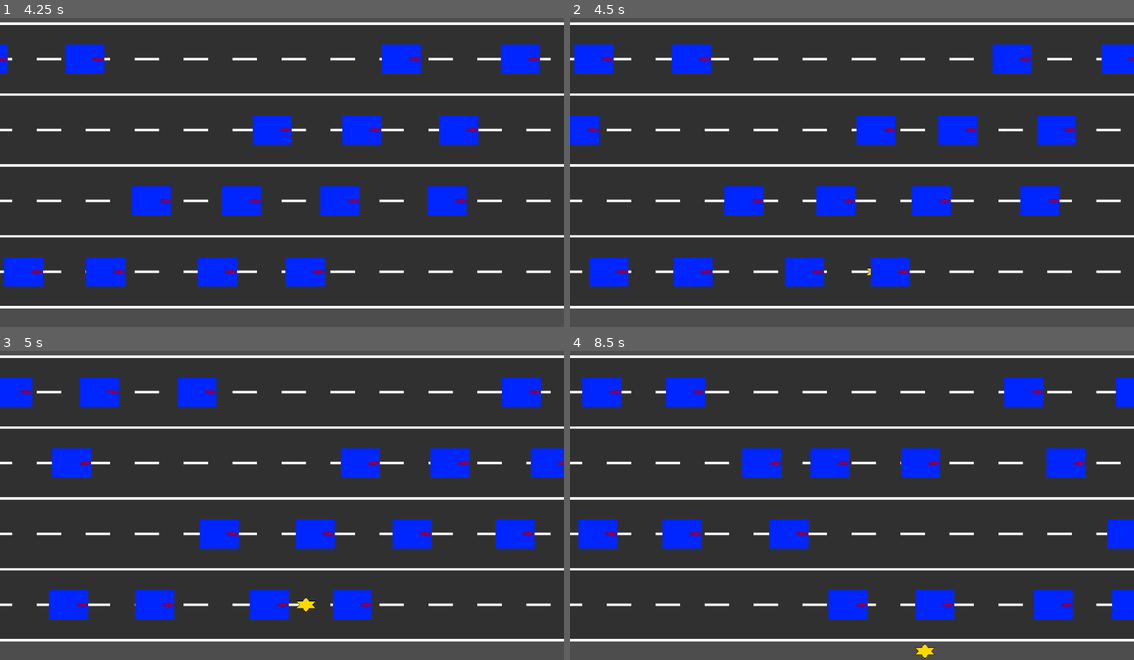
Above: before the commit, frames 1-4 (two rows, left to right).
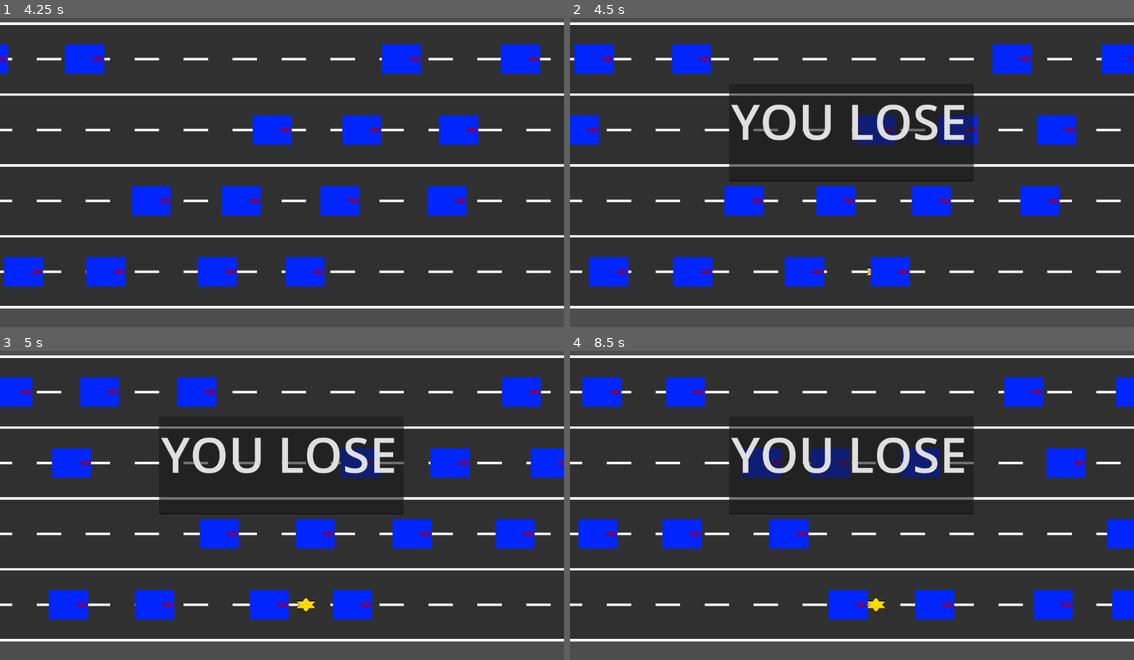
Above: after the commit, the same moments.

Repository: aduImperfect/Frogger
Game: Godot game, scene res://TSCN/frogger.tscn
Same seed, same stepped clock (60 frames per second), same inputs: the game is played once before the commit and once after it.
Inputs:
- Up to frame 1 (4.25 s): hold Right (ui_right) 0.53-1.28 s; hold Down (ui_down) 1.28-2.03 s; hold Right (ui_right) 2.03-2.78 s; hold Up (ui_up) 2.78-3.53 s; hold Left (ui_left) from 3.53 s (still down)
- Up to frame 2 (4.5 s): keep holding Left (ui_left)
- Up to frame 3 (5 s): keep holding Left (ui_left)
- Up to frame 4 (8.5 s): release Left (ui_left) at 5.03 s; hold Down (ui_down) 5.03-5.78 s; hold Right (ui_right) 5.78-6.53 s; hold Up (ui_up) 6.53-7.28 s; hold Right (ui_right) 7.28-8.03 s; hold Down (ui_down) from 8.03 s (still down)

Frame 1 is identical in both runs. In frame 2, 3.7% of the frame differs, in the area x 28-72%, y 24-53%; in frame 3, 3.2%; in frame 4, 4.4%, in the area x 28-72%, y 24-100%.

Commit message:
Collisions using singlas set up and win and lose conditions running as intended.

Diff:
--- a/frogger/TSCN/collision_mgr.gd
+++ b/frogger/TSCN/collision_mgr.gd
@@ -1,5 +1,8 @@
 extends Node2D
 
+@export var sceneGen : Node2D
+@export var playerMovement: Node2D
+@export var youLoseText: TextEdit
 
 # Called when the node enters the scene tree for the first time.
 func _ready() -> void:
@@ -8,4 +11,25 @@
 
 # Called every frame. 'delta' is the elapsed time since the previous frame.
 func _process(_delta: float) -> void:
-	pass
+	if playerMovement.gameLost == false:
+		_collision_checks()
+
+	if playerMovement.gameLost == true:
+		_zoder_lose_text()
+
+func _collision_checks() -> void:
+	#pass
+	var frogArea2D : Area2D = sceneGen.frogNode.get_child(0).get_child(0)
+	if frogArea2D.vehicleHit == true:
+		print("Vehicle Hit!")
+		playerMovement.gameLost = true
+
+	for k in sceneGen.vehiclesNum:
+		var vehicleArea2D : Area2D = sceneGen.vehiclesArr[k].get_child(0).get_child(0)
+		if vehicleArea2D.frogHit == true:
+			print("Frog Hit!")
+			playerMovement.gameLost = true
+			break
+
+func _zoder_lose_text() -> void:
+	youLoseText.z_index = 20
--- a/frogger/TSCN/frog.tscn
+++ b/frogger/TSCN/frog.tscn
@@ -1,9 +1,22 @@
 [gd_scene format=3 uid="uid://bf3bnj81t4sic"]
 
 [ext_resource type="Texture2D" uid="uid://dunr0yvrl53do" path="res://Textures/Frogger.png" id="1_3cs2f"]
+[ext_resource type="Script" uid="uid://ddyxtfya5wvu8" path="res://TSCN/frog_area_2d.gd" id="2_575sj"]
+
+[sub_resource type="RectangleShape2D" id="RectangleShape2D_3cs2f"]
 
 [node name="Frog" type="Node2D" unique_id=807306974]
 
 [node name="Frogger" type="Sprite2D" parent="." unique_id=1937400922]
 scale = Vector2(0.05, 0.05)
 texture = ExtResource("1_3cs2f")
+
+[node name="FrogArea2D" type="Area2D" parent="Frogger" unique_id=1962478631]
+script = ExtResource("2_575sj")
+
+[node name="FrogCollisionShape2D" type="CollisionShape2D" parent="Frogger/FrogArea2D" unique_id=1182481546]
+shape = SubResource("RectangleShape2D_3cs2f")
+debug_color = Color(0.3647059, 0.47843137, 1, 0.654902)
+
+[connection signal="area_entered" from="Frogger/FrogArea2D" to="Frogger/FrogArea2D" method="_on_area_entered"]
+[connection signal="area_exited" from="Frogger/FrogArea2D" to="Frogger/FrogArea2D" method="_on_area_exited"]
--- /dev/null
+++ b/frogger/TSCN/frog_area_2d.gd
@@ -0,0 +1,20 @@
+extends Area2D
+
+@export var vehicleHit : bool = false
+
+# Called when the node enters the scene tree for the first time.
+func _ready() -> void:
+	vehicleHit = false
+
+# Called every frame. 'delta' is the elapsed time since the previous frame.
+func _process(_delta: float) -> void:
+	pass
+
+func _on_area_entered(area: Area2D) -> void:
+	if area.name.contains("Vehicle"):
+		vehicleHit = true
+
+
+func _on_area_exited(area: Area2D) -> void:
+	if area.name.contains("Vehicle"):
+		vehicleHit = true
--- a/frogger/TSCN/frogger.tscn
+++ b/frogger/TSCN/frogger.tscn
@@ -34,5 +34,18 @@
 theme_override_font_sizes/font_size = 100
 text = "YOU WIN"
 
-[node name="CollisionMgr" type="Node2D" parent="." unique_id=960812978]
+[node name="CollisionMgr" type="Node2D" parent="." unique_id=960812978 node_paths=PackedStringArray("sceneGen", "playerMovement", "youLoseText")]
 script = ExtResource("5_l2b1c")
+sceneGen = NodePath("../SceneGen")
+playerMovement = NodePath("../PlayerMovement")
+youLoseText = NodePath("../YouLoseText")
+
+[node name="YouLoseText" type="TextEdit" parent="." unique_id=1444486847]
+z_index = -10
+custom_minimum_size = Vector2(500, 200)
+offset_left = 325.0
+offset_top = 150.0
+offset_right = 825.0
+offset_bottom = 350.0
+theme_override_font_sizes/font_size = 100
+text = "YOU LOSE"
--- a/frogger/TSCN/player_movement.gd
+++ b/frogger/TSCN/player_movement.gd
@@ -13,7 +13,8 @@
 @export var xMoveLimit : int = 0
 @export var yMoveLimit : int = 0
 
-@export var gameDone : bool = false
+@export var gameWon : bool = false
+@export var gameLost : bool = false
 
 # Called when the node enters the scene tree for the first time.
 func _ready() -> void:
@@ -24,16 +25,17 @@
 	yLane = -1
 	xMoveLimit = 10
 	yMoveLimit = 4
-	gameDone = false
+	gameWon = false
+	gameLost = false
 
 
 # Called every frame. 'delta' is the elapsed time since the previous frame.
 func _process(_delta: float) -> void:
 	#Frogger reached goal!
 	if yLane == yMoveLimit:
-		gameDone = true
+		gameWon = true
 
-	if gameDone == false:
+	if gameWon == false && gameLost == false:
 		_input_management(_delta)
 
 func _input_management(_delta : float) -> void:
--- a/frogger/TSCN/vehicle.tscn
+++ b/frogger/TSCN/vehicle.tscn
@@ -1,6 +1,9 @@
 [gd_scene format=3 uid="uid://jt4abnp8q8i8"]
 
 [ext_resource type="Texture2D" uid="uid://bgbutap6287ko" path="res://Textures/Vehicle.png" id="1_83gty"]
+[ext_resource type="Script" uid="uid://b552o2b6jfok7" path="res://TSCN/vehicle_area_2d.gd" id="2_l2nhc"]
+
+[sub_resource type="RectangleShape2D" id="RectangleShape2D_83gty"]
 
 [node name="Vehicle" type="Node2D" unique_id=1988295688]
 
@@ -8,3 +11,13 @@
 z_index = 5
 scale = Vector2(0.1, 0.1)
 texture = ExtResource("1_83gty")
+
+[node name="VehicleArea2D" type="Area2D" parent="Vehicle" unique_id=2074901669]
+script = ExtResource("2_l2nhc")
+
+[node name="VehicleCollisionShape2D" type="CollisionShape2D" parent="Vehicle/VehicleArea2D" unique_id=274465108]
+shape = SubResource("RectangleShape2D_83gty")
+debug_color = Color(0.7490196, 0.45882353, 0, 0.69411767)
+
+[connection signal="area_entered" from="Vehicle/VehicleArea2D" to="Vehicle/VehicleArea2D" method="_on_area_entered"]
+[connection signal="area_exited" from="Vehicle/VehicleArea2D" to="Vehicle/VehicleArea2D" method="_on_area_exited"]
--- /dev/null
+++ b/frogger/TSCN/vehicle_area_2d.gd
@@ -0,0 +1,19 @@
+extends Area2D
+
+@export var frogHit : bool = false
+
+# Called when the node enters the scene tree for the first time.
+func _ready() -> void:
+	frogHit = false
+
+# Called every frame. 'delta' is the elapsed time since the previous frame.
+func _process(_delta: float) -> void:
+	pass
+
+func _on_area_entered(area: Area2D) -> void:
+	if area.name.contains("Frog"):
+		frogHit = true
+
+func _on_area_exited(area: Area2D) -> void:
+	if area.name.contains("Frog"):
+		frogHit = true
--- a/frogger/TSCN/win_condition.gd
+++ b/frogger/TSCN/win_condition.gd
@@ -10,7 +10,7 @@
 
 # Called every frame. 'delta' is the elapsed time since the previous frame.
 func _process(_delta: float) -> void:
-	if playerMovementNode.gameDone == true:
+	if playerMovementNode.gameWon == true:
 		_zoder_win_text()
 
 func _zoder_win_text() -> void:
Not shown, added: frogger/TSCN/frog_area_2d.gd.uid
Not shown, added: frogger/TSCN/vehicle_area_2d.gd.uid
